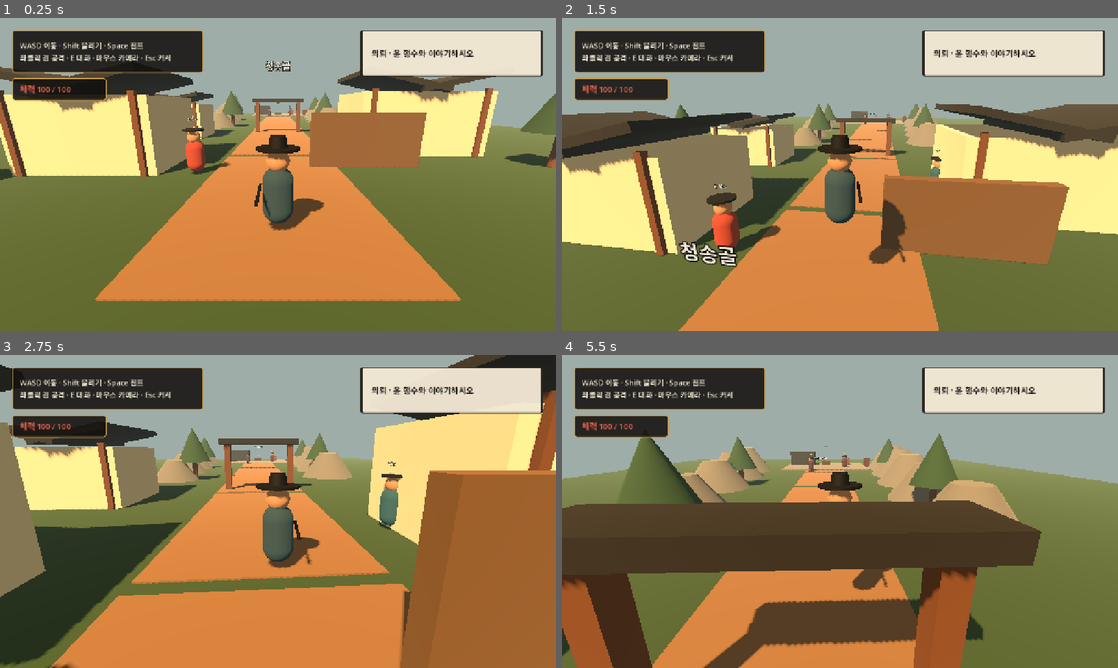
Above: before the commit, frames 1-4 (two rows, left to right).
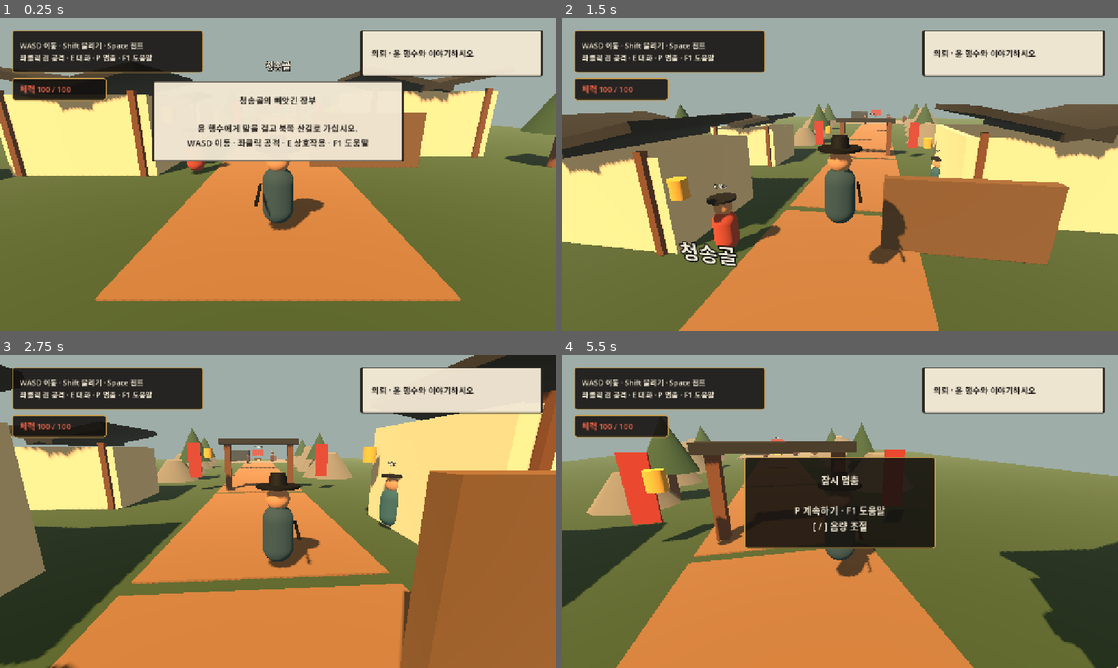
Above: after the commit, the same moments.

Repository: jngbnss/rea-playground
Game: Godot game, scene res://scenes/main.tscn
Two runs of this game, one before a commit and one after it. Both use one fixed random seed, a clock stepped at 60 frames per second and the inputs below.
Inputs (mouse positions are in pixels of both pictures, inside the frame that each line leads up to):
- Up to frame 1 (0.25 s): no input
- Up to frame 2 (1.5 s): tap Enter at 0.5 s; move the mouse to (867, 174) at 0.52 s; hold W (move_forward) from 0.53 s (still down); click (867, 174) at 0.6 s; tap Space (jump) at 0.77 s; tap E (interact) at 0.8, 1.35 s; move the mouse to (812, 174) at 1.27 s
- Up to frame 3 (2.75 s): keep holding W (move_forward); tap Space (jump) at 1.52 s; click (250, 511) at 1.55 s; move the mouse to (289, 505) at 2.02 s; click (289, 505) at 2.1 s; tap E (interact) at 2.3 s
- Up to frame 4 (5.5 s): keep holding W (move_forward); move the mouse to (834, 517) at 2.77 s; tap E (interact) at 2.85, 3.8, 5.1 s; tap Space (jump) at 3.02, 3.77, 4.52 s; click (834, 517) at 3.05 s; move the mouse to (878, 514) at 3.52 s; hold Shift (sprint) 3.53-4.28 s; tap P (pause, bound only after the commit) at 4.15 s; move the mouse to (795, 508) at 4.27 s; click (795, 508) at 4.35 s; tap F1 (tutorial, bound only after the commit) at 4.9 s; move the mouse to (845, 511) at 5.02 s; click (845, 511) at 5.17 s

The runs differ from the first frame. In frame 1, 12% of the frame differs, in the area x 17-73%, y 11-46%; in frame 2, 1.0%; in frame 3, 1.1%; in frame 4, 49%, in the area x 0-100%, y 11-100%.

Commit message:
feat: finish and package JOSEON OUTLAW

Diff:
--- a/projects/joseon-outlaw/game/project.godot
+++ b/projects/joseon-outlaw/game/project.godot
@@ -11,6 +11,7 @@
 QuestManager="*res://scripts/quest_manager.gd"
 CombatCoordinator="*res://scripts/combat_coordinator.gd"
 AIClient="*res://scripts/ai_client.gd"
+Metrics="*res://scripts/metrics.gd"
 
 [display]
 window/size/viewport_width=1280
--- a/projects/joseon-outlaw/game/scenes/main.tscn
+++ b/projects/joseon-outlaw/game/scenes/main.tscn
@@ -141,7 +141,7 @@
 theme_override_constants/margin_bottom = 10
 
 [node name="Text" type="Label" parent="UI/HelpPanel/Margin"]
-text = "WASD 이동 · Shift 달리기 · Space 점프\n좌클릭 검 공격 · E 대화 · 마우스 카메라 · Esc 커서"
+text = "WASD 이동 · Shift 달리기 · Space 점프\n좌클릭 검 공격 · E 대화 · P 멈춤 · F1 도움말"
 theme_override_colors/font_color = Color(0.945, 0.906, 0.827, 1)
 theme_override_font_sizes/font_size = 17
 
@@ -235,3 +235,45 @@
 vertical_alignment = 1
 theme_override_colors/font_color = Color(0.118, 0.102, 0.09, 1)
 theme_override_font_sizes/font_size = 24
+
+[node name="TutorialPanel" type="PanelContainer" parent="UI"]
+offset_left = 350.0
+offset_top = 145.0
+offset_right = 930.0
+offset_bottom = 330.0
+theme_override_styles/panel = SubResource("Scroll_style")
+
+[node name="Margin" type="MarginContainer" parent="UI/TutorialPanel"]
+theme_override_constants/margin_left = 28
+theme_override_constants/margin_top = 20
+theme_override_constants/margin_right = 28
+theme_override_constants/margin_bottom = 20
+
+[node name="Text" type="Label" parent="UI/TutorialPanel/Margin"]
+text = "청송골의 빼앗긴 장부\n\n윤 행수에게 말을 걸고 북쪽 산길로 가십시오.\nWASD 이동 · 좌클릭 공격 · E 상호작용 · F1 도움말"
+horizontal_alignment = 1
+vertical_alignment = 1
+theme_override_colors/font_color = Color(0.118, 0.102, 0.09, 1)
+theme_override_font_sizes/font_size = 20
+
+[node name="PausePanel" type="PanelContainer" parent="UI"]
+visible = false
+process_mode = 3
+offset_left = 420.0
+offset_top = 235.0
+offset_right = 860.0
+offset_bottom = 445.0
+theme_override_styles/panel = SubResource("Panel_style")
+
+[node name="Margin" type="MarginContainer" parent="UI/PausePanel"]
+theme_override_constants/margin_left = 28
+theme_override_constants/margin_top = 20
+theme_override_constants/margin_right = 28
+theme_override_constants/margin_bottom = 20
+
+[node name="Text" type="Label" parent="UI/PausePanel/Margin"]
+text = "잠시 멈춤\n\nP 계속하기 · F1 도움말\n[ / ] 음량 조절"
+horizontal_alignment = 1
+vertical_alignment = 1
+theme_override_colors/font_color = Color(0.945, 0.906, 0.827, 1)
+theme_override_font_sizes/font_size = 22
--- a/projects/joseon-outlaw/game/scripts/main.gd
+++ b/projects/joseon-outlaw/game/scripts/main.gd
@@ -1,6 +1,6 @@
 extends Node3D
 
-const IMPLEMENTED_PHASE := 6
+const IMPLEMENTED_PHASE := 7
 const INTERACTION_RANGE := 3.0
 
 @onready var player: PlayerController = $Player
@@ -10,15 +10,22 @@
 @onready var dialogue_text: Label = $UI/Dialogue/Margin/Text
 @onready var health_label: Label = $UI/HealthPanel/Margin/Health
 @onready var end_panel: PanelContainer = $UI/EndPanel
+@onready var tutorial_panel: PanelContainer = $UI/TutorialPanel
+@onready var pause_panel: PanelContainer = $UI/PausePanel
 
 var _smoke_phase := 0
 var _screenshot_path := ""
 var _require_ai := false
 var _nearby_npc: Node3D
 var _checkpoint := Vector3(0, 0.05, 5)
+var _ambient_player: AudioStreamPlayer
 
 
 func _ready() -> void:
+    process_mode = Node.PROCESS_MODE_ALWAYS
+    player.process_mode = Node.PROCESS_MODE_PAUSABLE
+    $World.process_mode = Node.PROCESS_MODE_PAUSABLE
+    _setup_ambient_audio()
     QuestManager.reset()
     QuestManager.state_changed.connect(_on_quest_state_changed)
     _update_objective()
@@ -42,6 +49,12 @@
 func _process(_delta: float) -> void:
     if _smoke_phase > 0:
         return
+    if tutorial_panel.visible and (
+        Input.get_vector("move_left", "move_right", "move_forward", "move_back").length_squared() > 0.0
+        or Input.is_action_just_pressed("interact")
+        or Input.is_action_just_pressed("attack")
+    ):
+        tutorial_panel.hide()
     _nearby_npc = _find_nearest_npc()
     prompt_label.text = _nearby_npc.call("prompt") if _nearby_npc != null else ""
     if Input.is_action_just_pressed("interact"):
@@ -49,6 +62,21 @@
             dialogue_panel.hide()
         elif _nearby_npc != null:
             _show_dialogue(_nearby_npc.call("interact"))
+
+
+func _unhandled_input(event: InputEvent) -> void:
+    if event.is_action_pressed("pause"):
+        _toggle_pause()
+        get_viewport().set_input_as_handled()
+    elif event.is_action_pressed("tutorial"):
+        tutorial_panel.visible = not tutorial_panel.visible
+        get_viewport().set_input_as_handled()
+    elif event.is_action_pressed("volume_down"):
+        _adjust_volume(-2.0)
+        get_viewport().set_input_as_handled()
+    elif event.is_action_pressed("volume_up"):
+        _adjust_volume(2.0)
+        get_viewport().set_input_as_handled()
 
 
 func _find_nearest_npc() -> Node3D:
@@ -113,6 +141,8 @@
         return
     if _smoke_phase >= 6 and not await _smoke_ai_dialogue():
         return
+    if _smoke_phase >= 7 and not _smoke_polish():
+        return
     if not _screenshot_path.is_empty():
         await get_tree().process_frame
         await get_tree().process_frame
@@ -122,6 +152,8 @@
             return
         print("SCREENSHOT_OK path=%s" % _screenshot_path)
     print("SMOKE_OK phase=%d renderer=%s" % [_smoke_phase, RenderingServer.get_current_rendering_method()])
+    _shutdown_audio()
+    await get_tree().process_frame
     get_tree().quit(0)
 
 
@@ -300,8 +332,79 @@
     print("AI_DIALOGUE_SMOKE immediate=fallback server_response=%s timeout_s=2.0 cache=%s" % [source, "hit" if not response.is_empty() else "miss"])
     return true
 
+func _smoke_polish() -> bool:
+    if tutorial_panel == null or pause_panel == null or _ambient_player == null or _ambient_player.stream == null:
+        _fail_smoke("Tutorial, pause, or ambient audio is missing")
+        return false
+    _toggle_pause()
+    if not get_tree().paused or not pause_panel.visible:
+        _fail_smoke("Pause menu did not pause the scene tree")
+        return false
+    _toggle_pause()
+    if get_tree().paused or pause_panel.visible:
+        _fail_smoke("Pause menu did not resume the scene tree")
+        return false
+    var before_volume := AudioServer.get_bus_volume_db(0)
+    _adjust_volume(-2.0)
+    if AudioServer.get_bus_volume_db(0) >= before_volume:
+        _fail_smoke("Volume setting did not change")
+        return false
+    _adjust_volume(2.0)
+    tutorial_panel.hide()
+    var values := Metrics.snapshot()
+    if not values.has("memory_mib"):
+        _fail_smoke("Runtime memory metric is invalid")
+        return false
+    print("POLISH_SMOKE tutorial=ok pause=ok audio=ok fps=%.1f memory_mib=%.1f objects=%d" % [values.fps, values.memory_mib, int(values.objects)])
+    return true
+
+
+func _toggle_pause() -> void:
+    get_tree().paused = not get_tree().paused
+    pause_panel.visible = get_tree().paused
+
+
+func _adjust_volume(delta_db: float) -> void:
+    var volume := clampf(AudioServer.get_bus_volume_db(0) + delta_db, -40.0, 0.0)
+    AudioServer.set_bus_volume_db(0, volume)
+    $UI/PausePanel/Margin/Text.text = "잠시 멈춤\n\nP 계속하기 · F1 도움말\n[ / ] 음량 조절  %.0f dB" % volume
+
+
+func _setup_ambient_audio() -> void:
+    const MIX_RATE := 22050
+    const SAMPLE_COUNT := MIX_RATE * 4
+    var data := PackedByteArray()
+    data.resize(SAMPLE_COUNT * 2)
+    for index in SAMPLE_COUNT:
+        var time := float(index) / MIX_RATE
+        var envelope := 0.65 + 0.35 * sin(TAU * time / 4.0)
+        var sample := int((sin(TAU * 110.0 * time) * 900.0 + sin(TAU * 165.0 * time) * 420.0) * envelope)
+        data.encode_s16(index * 2, sample)
+    var stream := AudioStreamWAV.new()
+    stream.format = AudioStreamWAV.FORMAT_16_BITS
+    stream.mix_rate = MIX_RATE
+    stream.loop_mode = AudioStreamWAV.LOOP_FORWARD
+    stream.loop_end = SAMPLE_COUNT
+    stream.data = data
+    _ambient_player = AudioStreamPlayer.new()
+    _ambient_player.name = "AmbientMusic"
+    _ambient_player.stream = stream
+    _ambient_player.volume_db = -22.0
+    add_child(_ambient_player)
+    if DisplayServer.get_name() != "headless":
+        _ambient_player.play()
+
+
+func _shutdown_audio() -> void:
+    if _ambient_player != null:
+        _ambient_player.stop()
+        _ambient_player.stream = null
+        _ambient_player.queue_free()
+        _ambient_player = null
+
 
 func _fail_smoke(message: String) -> void:
     print("SMOKE_FAIL phase=%d reason=%s" % [_smoke_phase, message])
     push_error(message)
+    _shutdown_audio()
     get_tree().quit(1)
--- /dev/null
+++ b/projects/joseon-outlaw/game/scripts/metrics.gd
@@ -0,0 +1,19 @@
+extends Node
+
+var _report_elapsed := 0.0
+
+
+func _process(delta: float) -> void:
+    _report_elapsed += delta
+    if _report_elapsed >= 60.0:
+        _report_elapsed = 0.0
+        var values := snapshot()
+        print("METRICS fps=%.1f memory_mib=%.1f" % [values.fps, values.memory_mib])
+
+
+func snapshot() -> Dictionary:
+    return {
+        "fps": Performance.get_monitor(Performance.TIME_FPS),
+        "memory_mib": OS.get_static_memory_usage() / 1048576.0,
+        "objects": Performance.get_monitor(Performance.OBJECT_COUNT),
+    }
--- a/projects/joseon-outlaw/game/scripts/player.gd
+++ b/projects/joseon-outlaw/game/scripts/player.gd
@@ -169,6 +169,10 @@
         &"jump": KEY_SPACE,
         &"interact": KEY_E,
         &"toggle_mouse": KEY_ESCAPE,
+        &"pause": KEY_P,
+        &"tutorial": KEY_F1,
+        &"volume_down": KEY_BRACKETLEFT,
+        &"volume_up": KEY_BRACKETRIGHT,
     }
     for action: StringName in actions:
         if InputMap.has_action(action):
--- a/projects/joseon-outlaw/game/scripts/world.gd
+++ b/projects/joseon-outlaw/game/scripts/world.gd
@@ -7,6 +7,8 @@
 var _path := _material(Color("8a6541"))
 var _pine := _material(Color("304c2d"))
 var _stone := _material(Color("77746b"))
+var _red := _material(Color("9f3027"))
+var _gold := _material(Color("d9a441"))
 
 
 func _ready() -> void:
@@ -27,6 +29,10 @@
     _hanok(Vector3(-9, 0, -10), Vector3(5, 2.8, 4.5), "창고")
     _gate(Vector3(0, 0, -13))
     _marker(Vector3(0, 3.6, 8), "청송골")
+    _box("MarketBannerLeft", Vector3(-4.2, 2.0, -12.7), Vector3(0.8, 2.2, 0.08), _red, false)
+    _box("MarketBannerRight", Vector3(4.2, 2.0, -12.7), Vector3(0.8, 2.2, 0.08), _red, false)
+    for position in [Vector3(-4, 2.5, 4), Vector3(4, 2.5, -5), Vector3(-3, 2.5, -11)]:
+        _cylinder(position, 0.24, 0.55, _gold)
     for position in [Vector3(-13, 0, 5), Vector3(13, 0, 2), Vector3(-14, 0, -8)]:
         _tree(position)
 
@@ -46,6 +52,8 @@
     _box("Tent", Vector3(-4, 1.2, -55), Vector3(4, 2.4, 3), _roof, true)
     _box("LedgerChest", Vector3(3.6, 0.6, -55), Vector3(1.3, 1.2, 0.9), _wood, true)
     _marker(Vector3(0, 3.2, -59), "도적 소굴")
+    _cylinder(Vector3(0, 0.45, -51), 0.65, 0.18, _gold, 0.35)
+    _box("CampBanner", Vector3(0, 2.0, -58.5), Vector3(2.6, 1.5, 0.08), _red, false)
 
 
 func _hanok(position: Vector3, size: Vector3, title: String) -> void:
Not shown, added: projects/joseon-outlaw/game/scripts/metrics.gd.uid
Not shown, changed: .github/workflows/joseon-outlaw.yml
Not shown, changed: projects/joseon-outlaw/README.md
Not shown, added: projects/joseon-outlaw/docs/evidence/game/phase7.png
Not shown, changed: projects/joseon-outlaw/docs/implementation-checklist.md
Not shown, changed: projects/joseon-outlaw/docs/implementation-errors.md
Not shown, changed: projects/joseon-outlaw/tools/export_windows.py
Not shown, added: projects/joseon-outlaw/tools/repeat_godot_smoke.py
